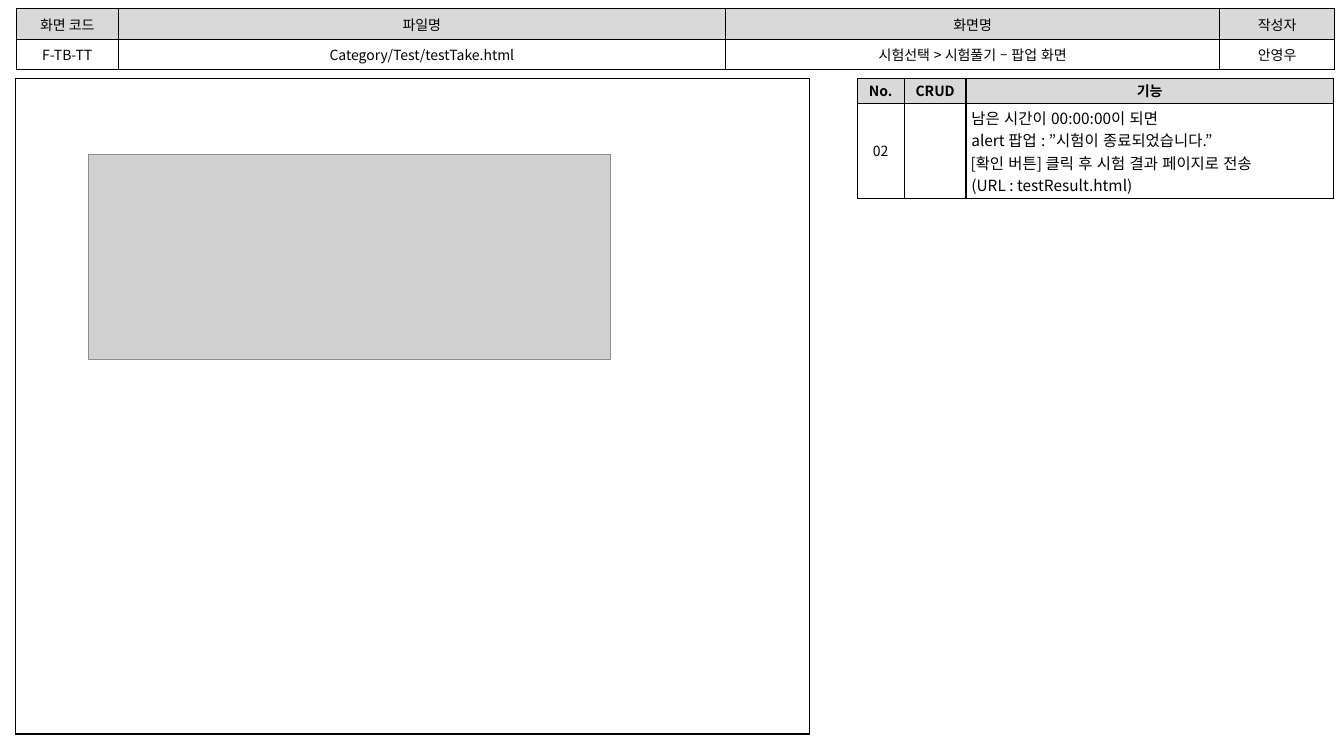
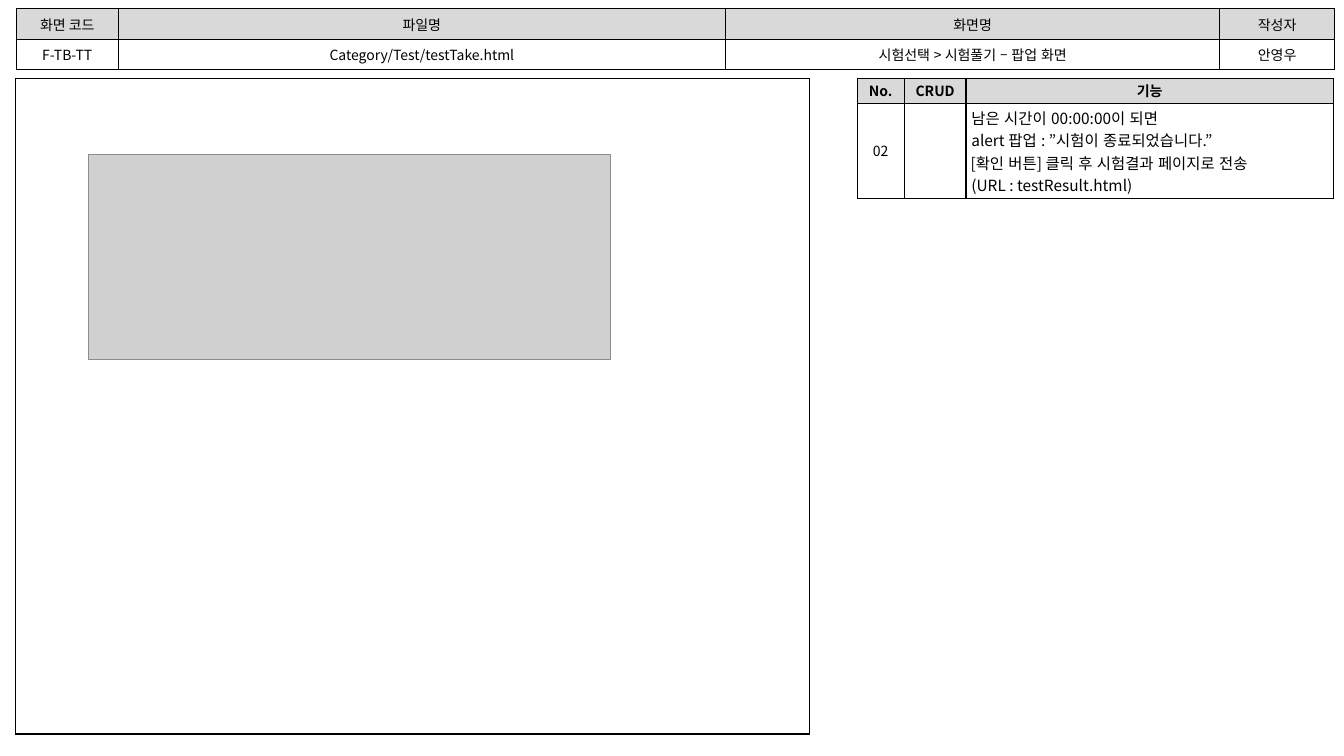
Before and after one commit to index506/cosmo6th_3thGroup, a slide deck: slide 6 of Text/02.화면설계도/3th_Project_화면 설계도(6기_안영우).pptx. Drawn at 1344x756 pixels with LibreOffice and Linux fonts; fonts in the diff are those of the drawing; grey boxes stand for pictures. Boxes give left, top, right and bottom in pixels: in the first picture for what was removed or moved away, otherwise in the second. Text is boxed around its words. In the diff, an @@ line names an element or a change of style, - is before the commit and + after.

```diff
--- a/Text/02.화면설계도/3th_Project_화면 설계도(6기_안영우).pptx
+++ b/Text/02.화면설계도/3th_Project_화면 설계도(6기_안영우).pptx
@@ table at (857,79,1333,199) @@
-row 2, column 3: 남은 시간이 00:00:00이 되면 alert 팝업 : ”시험이 종료되었습니다.” / [확인 버튼] 클릭 후 시험 결과 페이지로 전송 (URL : testResult.html)
+row 2, column 3: 남은 시간이 00:00:00이 되면 alert 팝업 : ”시험이 종료되었습니다.” / [확인 버튼] 클릭 후 시험결과 페이지로 전송 (URL : testResult.html)
```
Also in this commit, not shown: 2 other slides changed, 2 other files.
